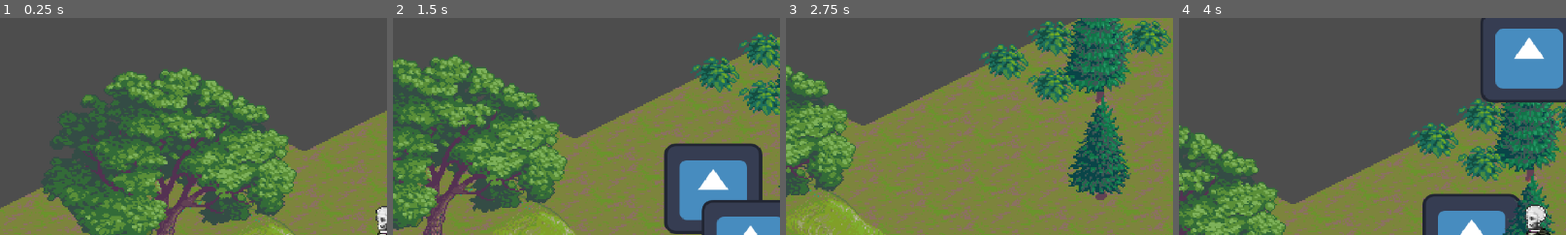
Above: before the commit, frames 1-4 (left to right).
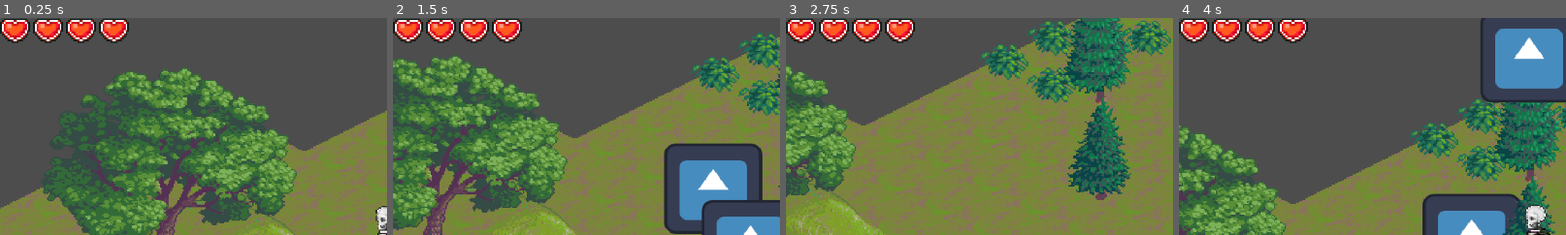
Above: after the commit, the same moments.

Repository: XMNNguyen/ECS179
Game: Godot game, scene res://Scenes/world.tscn
Two runs of this game, one before a commit and one after it. Both use one fixed random seed, a clock stepped at 60 frames per second and the inputs below. The engine's default icon, where the game draws it, is replaced by a stand-in: a white triangle on a blue panel in a dark square.
Inputs:
- Up to frame 1 (0.25 s): no input
- Up to frame 2 (1.5 s): tap Enter at 0.5 s; hold D (right) 0.53-1.28 s; hold S (down) from 1.28 s (still down)
- Up to frame 3 (2.75 s): release S (down) at 2.03 s; hold D (right) from 2.03 s (still down)
- Up to frame 4 (4 s): release D (right) at 2.78 s; hold W (up) 2.78-3.53 s; hold A (left) from 3.53 s (still down)
The pictures show only the part of the screen within x 0-50%, y 0-50%; the shares and areas given below are measured in that part.

The runs differ from the first frame. In frame 1, 2.8% of the frame differs, in the area x 0-34%, y 0-12%; in frame 2, 2.8%; in frame 3, 2.8%; in frame 4, 2.8%.

Commit message:
WIP health bar

Diff:
--- /dev/null
+++ b/ecs179_project/Scenes/Heart_Ui.tscn
@@ -0,0 +1,17 @@
+[gd_scene load_steps=2 format=3 uid="uid://bwr40pn1tsioi"]
+
+[ext_resource type="Texture2D" uid="uid://cxuyo42ogs2qt" path="res://Assets/heart.png" id="1_aiy75"]
+
+[node name="Panel" type="Panel"]
+self_modulate = Color(1, 1, 1, 0)
+custom_minimum_size = Vector2(45, 38)
+offset_right = 45.0
+offset_bottom = 38.0
+
+[node name="Sprite2D" type="Sprite2D" parent="."]
+position = Vector2(0, -5)
+scale = Vector2(2.825, 2.825)
+texture = ExtResource("1_aiy75")
+centered = false
+hframes = 5
+frame = 4
--- a/ecs179_project/Scenes/Player.tscn
+++ b/ecs179_project/Scenes/Player.tscn
@@ -514,6 +514,10 @@
 radius = 4.0
 height = 12.0
 
+[sub_resource type="CapsuleShape2D" id="CapsuleShape2D_e0wt5"]
+radius = 8.0
+height = 40.0
+
 [node name="Player" type="CharacterBody2D"]
 script = ExtResource("1_k8kdr")
 
@@ -552,3 +556,10 @@
 [node name="CollisionShape2D" type="CollisionShape2D" parent="Head"]
 position = Vector2(-15, 1)
 shape = SubResource("CapsuleShape2D_pboi1")
+
+[node name="hurtBox" type="Area2D" parent="."]
+
+[node name="CollisionShape2D" type="CollisionShape2D" parent="hurtBox"]
+shape = SubResource("CapsuleShape2D_e0wt5")
+
+[connection signal="area_entered" from="hurtBox" to="." method="_on_hurt_box_area_entered"]
--- /dev/null
+++ b/ecs179_project/Scenes/hearts.tscn
@@ -0,0 +1,19 @@
+[gd_scene load_steps=2 format=3 uid="uid://c2ay5rxk3o4ts"]
+
+[ext_resource type="PackedScene" uid="uid://bwr40pn1tsioi" path="res://Scenes/Heart_Ui.tscn" id="1_yr7ol"]
+
+[node name="Hearts" type="HBoxContainer"]
+offset_right = 40.0
+offset_bottom = 40.0
+
+[node name="Panel" parent="." instance=ExtResource("1_yr7ol")]
+layout_mode = 2
+
+[node name="Panel2" parent="." instance=ExtResource("1_yr7ol")]
+layout_mode = 2
+
+[node name="Panel3" parent="." instance=ExtResource("1_yr7ol")]
+layout_mode = 2
+
+[node name="Panel4" parent="." instance=ExtResource("1_yr7ol")]
+layout_mode = 2
--- a/ecs179_project/Scenes/world.tscn
+++ b/ecs179_project/Scenes/world.tscn
@@ -1,9 +1,10 @@
-[gd_scene load_steps=7 format=3 uid="uid://cusr3f70fll4u"]
+[gd_scene load_steps=8 format=3 uid="uid://cusr3f70fll4u"]
 
 [ext_resource type="Texture2D" uid="uid://b1v7hjwwatweq" path="res://Assets/iso-64x64-outside.png" id="1_lsk4u"]
 [ext_resource type="Script" path="res://Scripts/tile_map.gd" id="2_fnfvh"]
 [ext_resource type="PackedScene" uid="uid://dnsb3nki2wygw" path="res://Scenes/Player.tscn" id="3_drjvw"]
 [ext_resource type="PackedScene" uid="uid://cya5icw57awh1" path="res://Scenes/spawner.tscn" id="4_cchqb"]
+[ext_resource type="PackedScene" uid="uid://c2ay5rxk3o4ts" path="res://Scenes/hearts.tscn" id="5_x1rp2"]
 
 [sub_resource type="TileSetAtlasSource" id="TileSetAtlasSource_ugaeo"]
 resource_name = "Grass"
@@ -1594,3 +1595,7 @@
 
 [node name="Spawner" parent="." instance=ExtResource("4_cchqb")]
 position = Vector2(388, -105)
+
+[node name="CanvasLayer" type="CanvasLayer" parent="."]
+
+[node name="Hearts" parent="CanvasLayer" instance=ExtResource("5_x1rp2")]
--- a/ecs179_project/Scripts/player.gd
+++ b/ecs179_project/Scripts/player.gd
@@ -6,6 +6,9 @@
 enum {IDLE, MOVE}
 var state = IDLE
 var on_slope: bool = false
+
+var currentHealth: int = 4
+
 
 @onready var animationTree:AnimationTree = $AnimationTree
 @onready var state_machine = animationTree["parameters/playback"]
@@ -47,6 +50,10 @@
 	move_and_slide()
 	state_machine.travel(state_keys[state])
 	animationTree.set(blend_paths[state], blend_position)
+
+
+
+
 
 
 # helper function to adjust the z_index depending on what layer the player is supposed to be on
@@ -134,3 +141,10 @@
 			velocity.y -= diagonal_bias
 		elif input_vector.x == 1:
 			velocity.y += diagonal_bias
+
+
+
+
+
+func _on_hurt_box_area_entered(area: Area2D) -> void:
+	pass # Replace with function body.
Binary file added: ecs179_project/Assets/heart.png
Not shown, added: ecs179_project/Assets/heart.png.import
Not shown: 1 places in ecs179_project/Scenes/Player.tscn that only renumber resources
